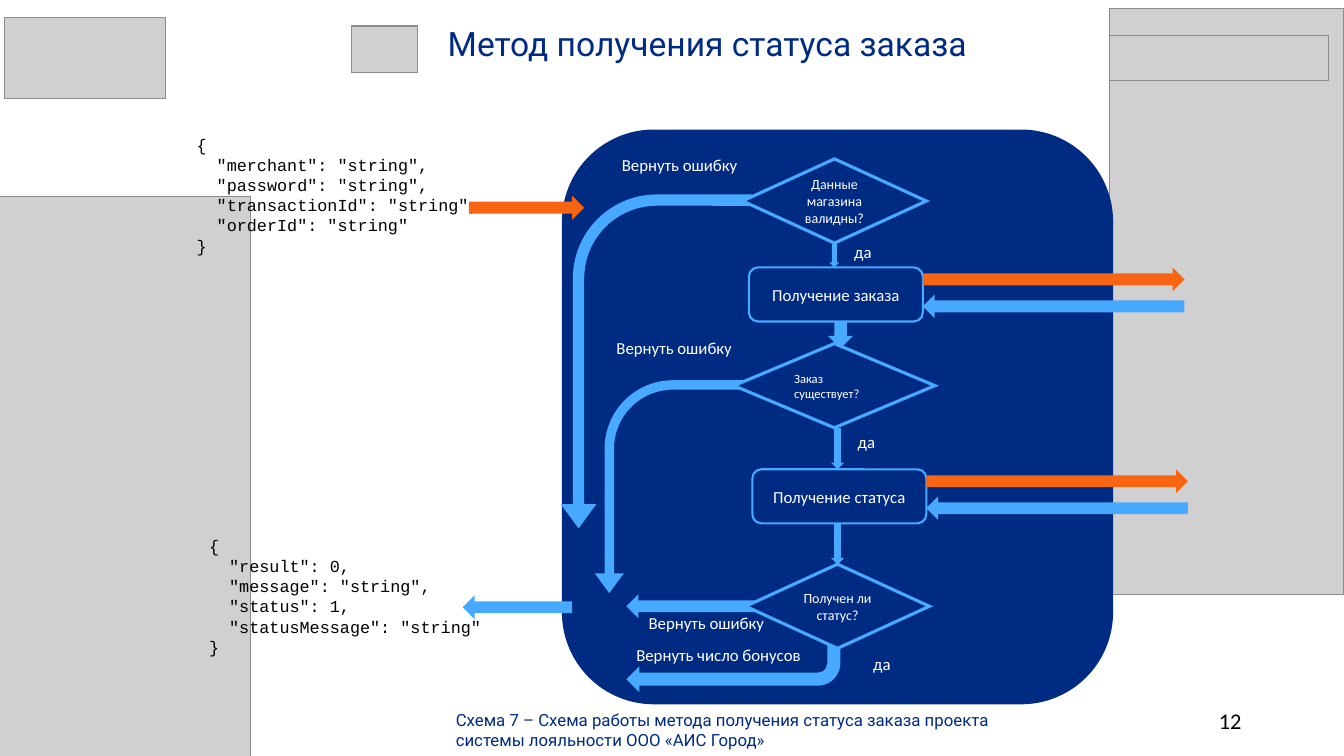
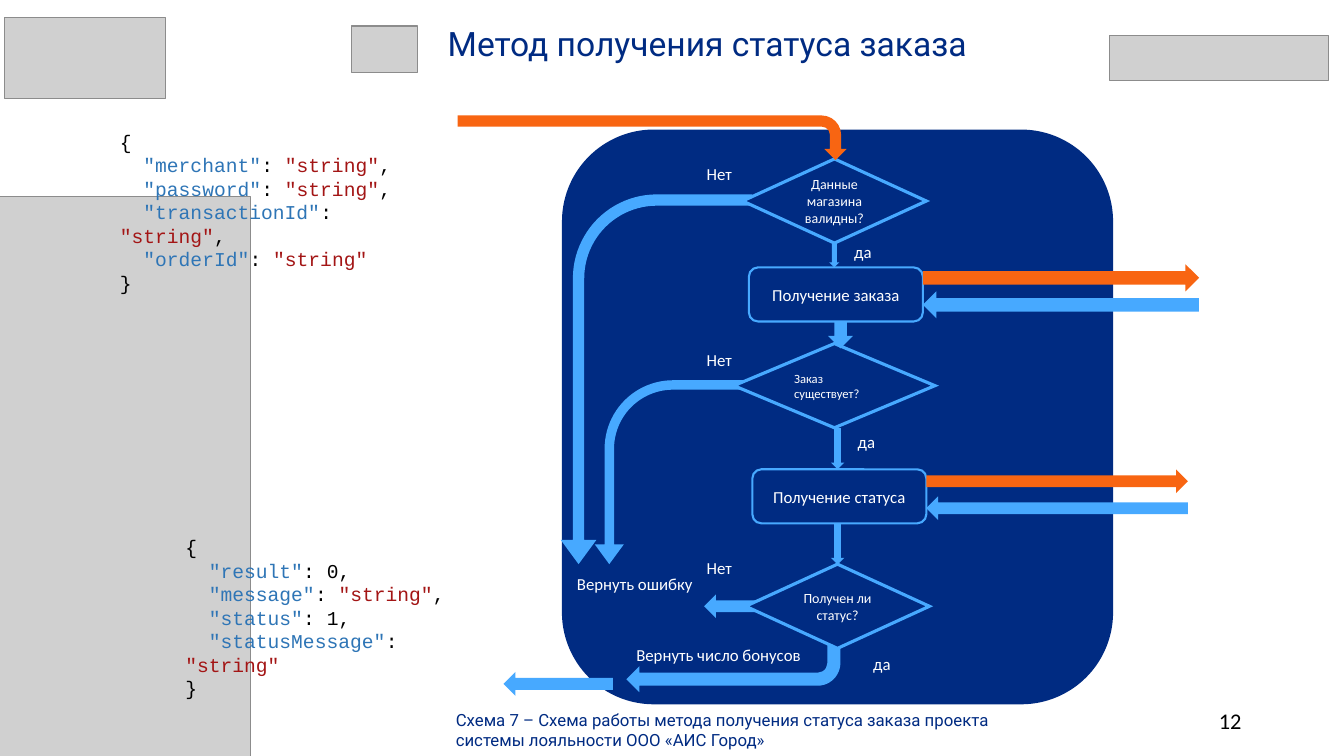
Before and after one commit to SalminaTatyana/DiplomNote, a slide deck: slide 12 of Иванова.pptx. Drawn at 1344x756 pixels with LibreOffice and Linux fonts; fonts in the diff are those of the drawing; grey boxes stand for pictures. Boxes give left, top, right and bottom in pixels: in the first picture for what was removed or moved away, otherwise in the second. Text is boxed around its words. In the diff, an @@ line names an element or a change of style, - is before the commit and + after.

```diff
--- a/Иванова.pptx
+++ b/Иванова.pptx
@@ picture removed at (1110, 9, 1344, 596) @@
@@ bent arrow added at (458, 116, 847, 160), fill #F86512 @@
@@ text "{": place and size @@
-text "{" at (217, 159, 479, 237)
+text "{" at (120, 159, 391, 273)
@@ text "{" at (120, 159, 391, 273): size 12 to 14 pt; text colour #000000 to #2E75B6 in ""merchant":", ""password":", ""transactionId":", ""orderId":"; text colour #000000 to #A31515 in ""string",", ""string",", ""string",", ""string"" @@
@@ text removed at (622, 159, 737, 174) @@
-Вернуть ошибку
@@ text added at (707, 169, 732, 180), 12 pt, text #FFFFFF @@
+Нет
@@ right arrow removed at (469, 196, 584, 220) @@
@@ bent arrow: place and size @@
-bent arrow at (561, 194, 753, 528)
+bent arrow at (561, 194, 753, 564)
@@ right arrow: place and size @@
-right arrow at (924, 267, 1186, 291)
+right arrow at (924, 264, 1200, 291)
@@ right arrow: place and size @@
-right arrow at (924, 294, 1186, 319)
+right arrow at (924, 291, 1200, 319)
@@ text removed at (616, 342, 731, 357) @@
-Вернуть ошибку
@@ text added at (707, 355, 732, 366), 12 pt, text #FFFFFF @@
+Нет
@@ bent arrow: place and size @@
-bent arrow at (595, 380, 751, 593)
+bent arrow at (594, 381, 751, 564)
@@ text "{": place and size @@
-text "{" at (229, 560, 481, 638)
+text "{" at (185, 564, 445, 678)
@@ text "{" at (185, 564, 445, 678): size 12 to 14 pt; text colour #000000 to #2E75B6 in ""result":", ""message":", ""status":", ""statusMessage":"; text colour #000000 to #A31515 in ""string",", ""string"" @@
@@ text "Вернуть ошибку": place and size @@
-text "Вернуть ошибку" at (649, 615, 764, 632)
+text "Вернуть ошибку" at (577, 578, 692, 593)
@@ text added at (707, 563, 732, 574), 12 pt, text #FFFFFF @@
+Нет
@@ right arrow: place and size @@
-right arrow at (626, 595, 765, 619)
+right arrow at (704, 595, 764, 619)
@@ right arrow: place and size @@
-right arrow at (463, 596, 573, 620)
+right arrow at (504, 673, 614, 697)
```
Also in this commit, not shown: 10 other slides changed.
